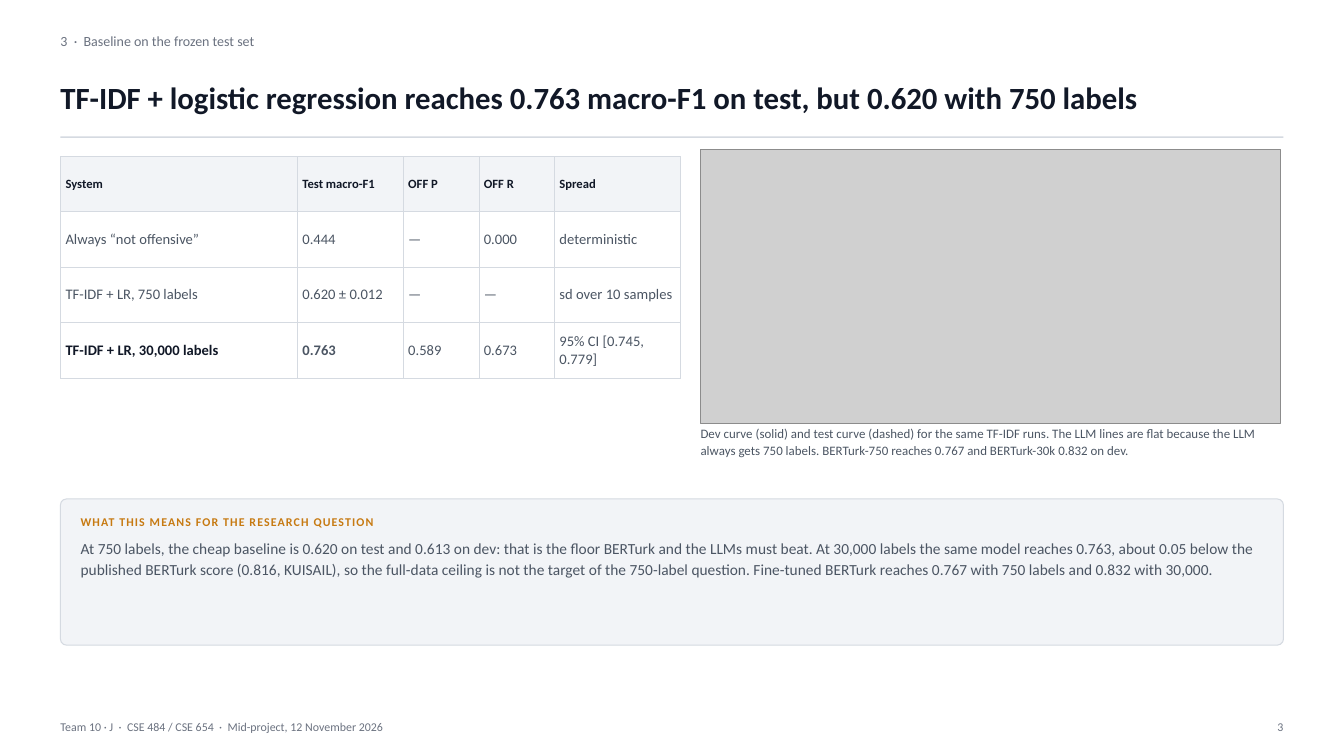
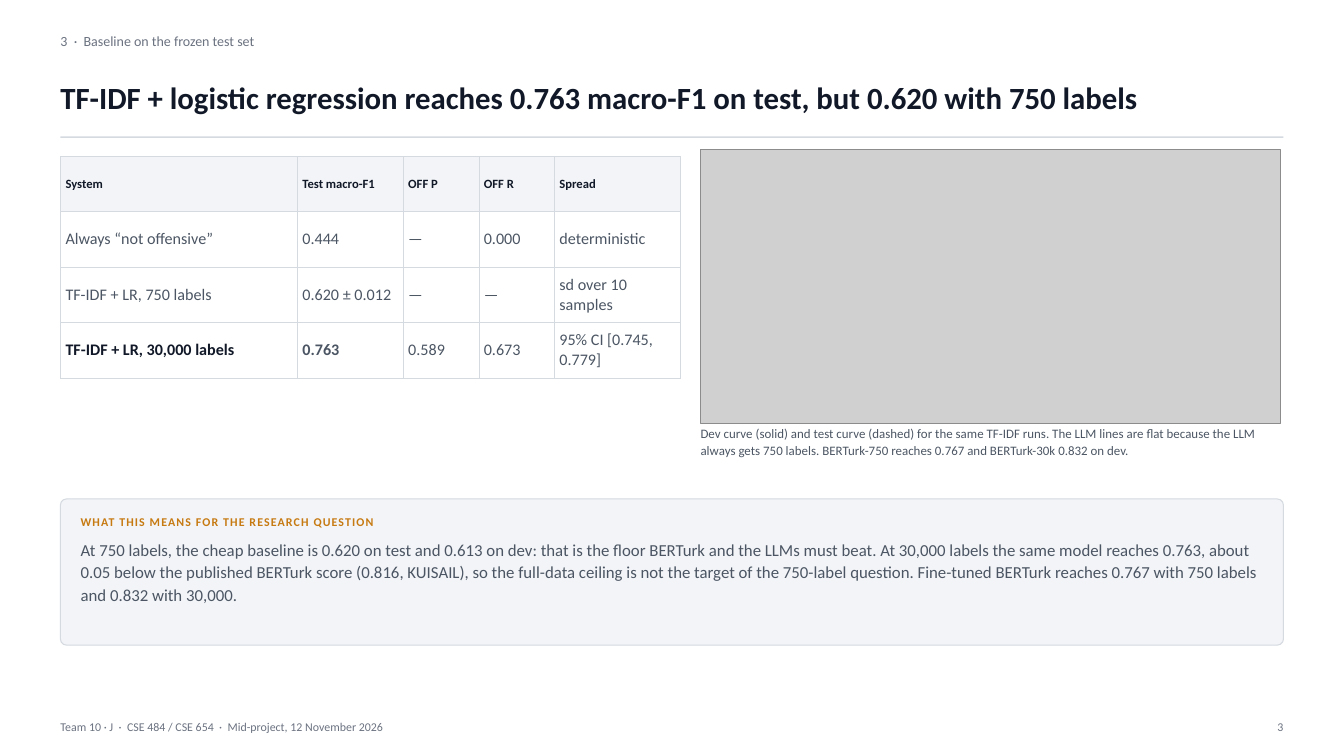
Before and after one commit to VesileHann/offenseval-tr-midproject, a slide deck: slide 3 of paper/Team10_MidProject.pptx. Drawn at 1344x756 pixels with LibreOffice and Linux fonts; fonts in the diff are those of the drawing; grey boxes stand for pictures. Boxes give left, top, right and bottom in pixels: in the first picture for what was removed or moved away, otherwise in the second. Text is boxed around its words. In the diff, an @@ line names an element or a change of style, - is before the commit and + after.

```diff
--- a/paper/Team10_MidProject.pptx
+++ b/paper/Team10_MidProject.pptx
@@ table at (x1=60, y1=156, x2=681, y2=371) @@
@@ size 10.4 to 11.5 pt in "Always “not offensive”", "0.444", "—", "0.000" and 11 more places @@
@@ text "At 750 labels, the cheap ..." at (x1=81, y1=544, x2=1256, y2=603): size 11 to 12 pt @@
```
Also in this commit, not shown: 8 other slides changed, 1 other file.
